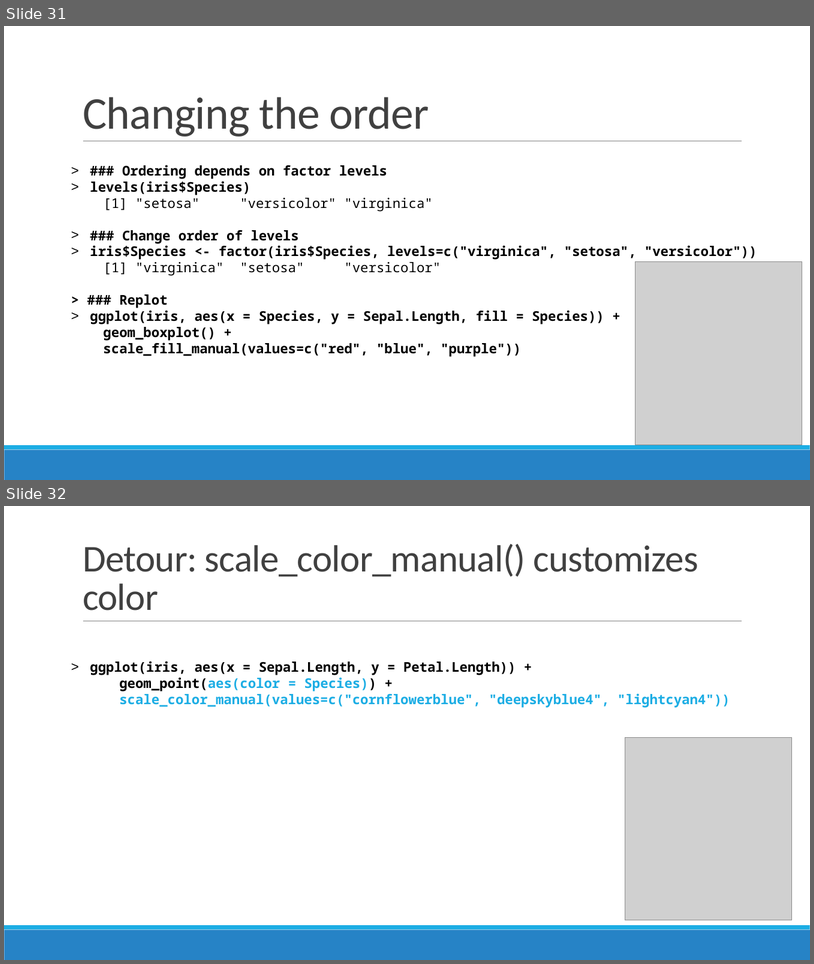
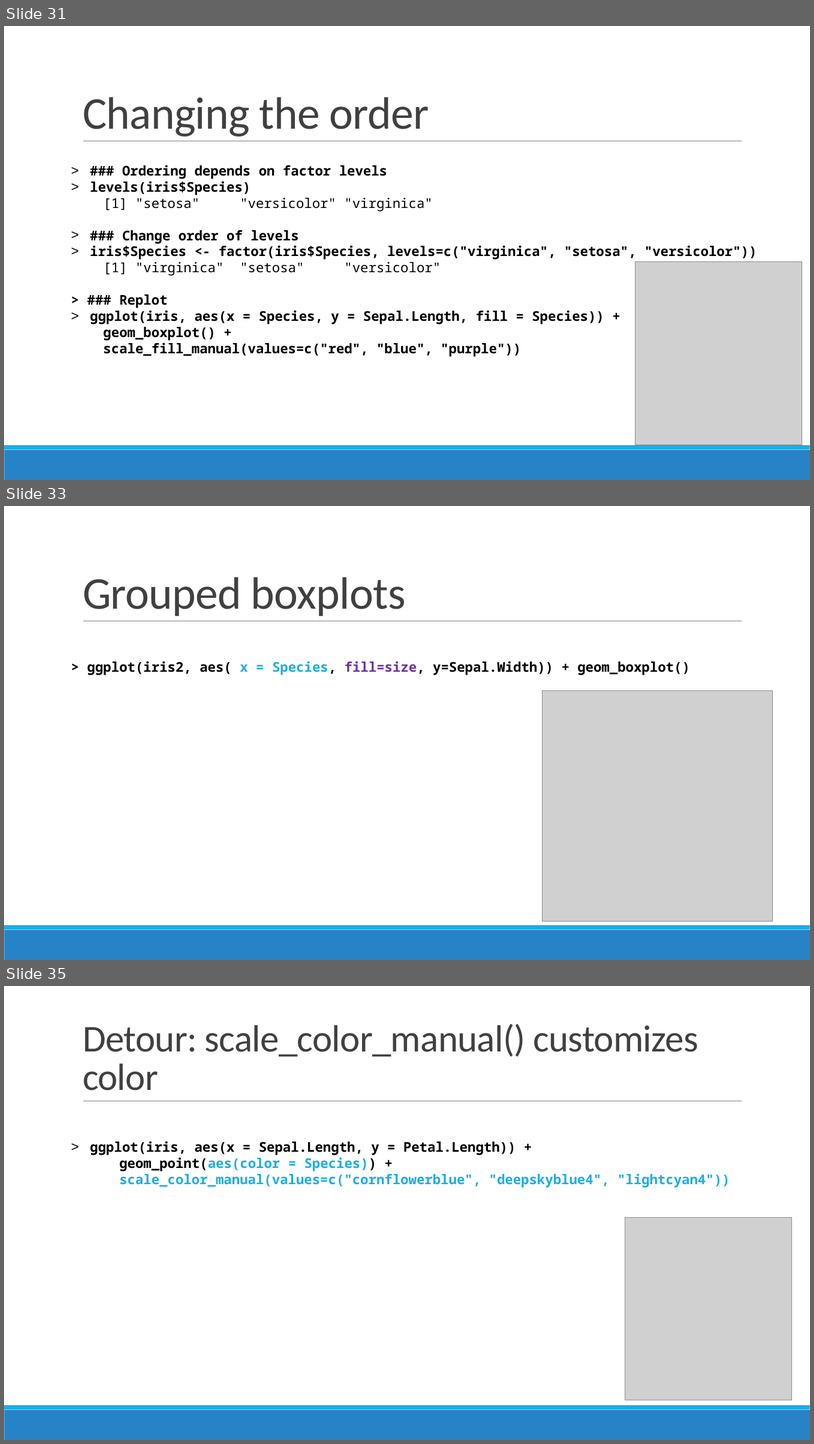
Before and after one commit to sjspielman/bio5312_fall2017, a slide deck: slides/day2_intro_to_tidyverse.pptx. Shown one above the other, each under a label of ours: slides 31 and 32 before the commit, slides 31, 33 and 35 after it; the slides between them are not shown. The pictures are 814x964 and 814x1444 pixels, drawn with LibreOffice and Linux fonts; fonts in the diff are those of the drawing; grey boxes stand for pictures. Boxes give left, top, right and bottom in pixels: in the first picture for what was removed or moved away, otherwise in the second. Text is boxed around its words. In the diff, an @@ line names an element or a change of style, - is before the commit and + after.

```diff
--- a/slides/day2_intro_to_tidyverse.pptx
+++ b/slides/day2_intro_to_tidyverse.pptx
@@ slide 33 added at bbox=[4, 506, 810, 960], background #FFFFFF; not listed: 3 template elements that a slide beside it also shows @@
@@ title added at bbox=[83, 577, 406, 616], 54 pt, text #404040 @@
+Grouped boxplots
@@ text added at bbox=[87, 661, 690, 675], 16 pt, text #000000, bold @@
+> ggplot(iris2, aes( x = Species, fill=size, y=Sepal.Width)) + geom_boxplot()
@@ picture added at bbox=[542, 691, 773, 921] @@
@@ what was slide 32 is now slide 35 @@
```
Also in this commit, not shown: 4 slides changed, 8 other slides added, 9 other files.
